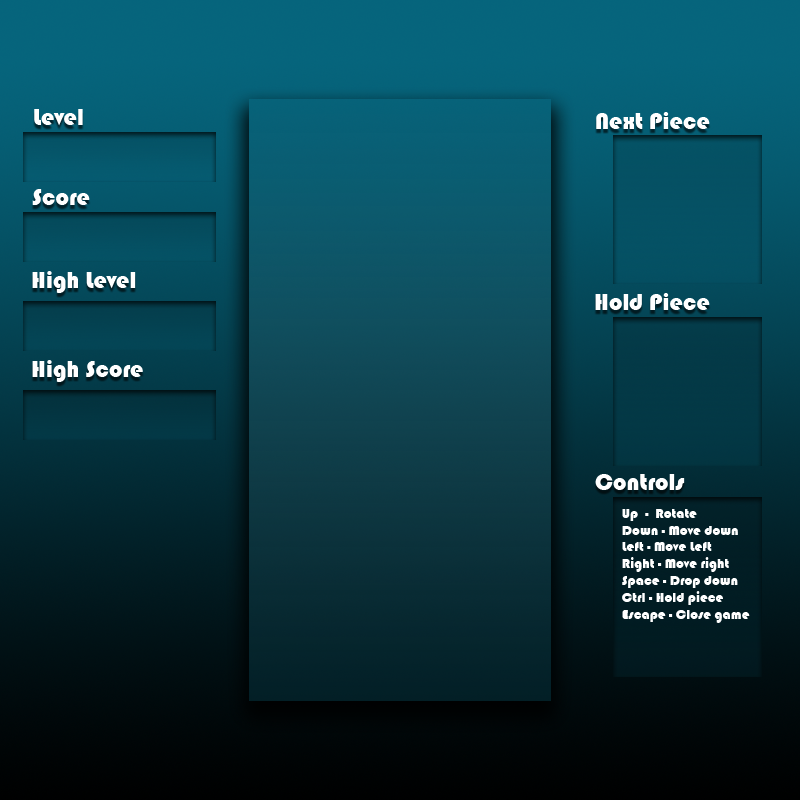
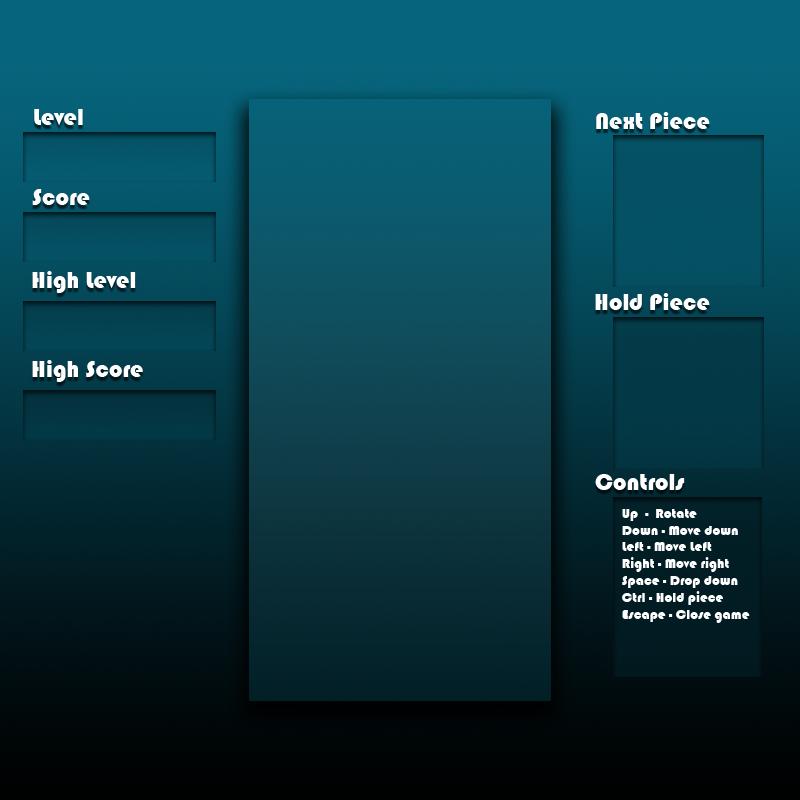
Layers edited between the first and the second (800, 800) image:
removed layer "Layer 8" over <box>613,135,762,284</box>
removed layer "Layer 9" over <box>613,318,762,466</box>
added layer "Layer 19" above "Layer 15" over <box>613,267,764,287</box>
added layer "Layer 15" above "Layer 18" over <box>613,135,764,284</box>
added layer "Layer 18" above "Layer 17" over <box>613,456,764,469</box>
added layer "Layer 17" above "Layer 10" over <box>613,317,764,466</box>
